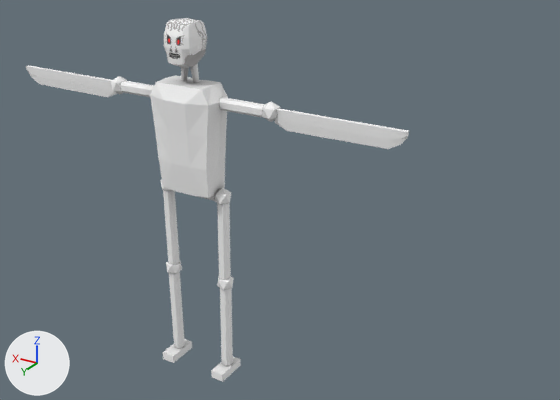
What one commit did to the Blender file models/blend/Roboter.blend.
Camera for both pictures: a camera (50 mm lens) standing at (-1.145, 1.474, 0.729) and looking at (-0.219, -0.07, -0.043). Arrows for +X, +Y and +Z are at lower left; the lights stay in place. The picture after the commit comes second.
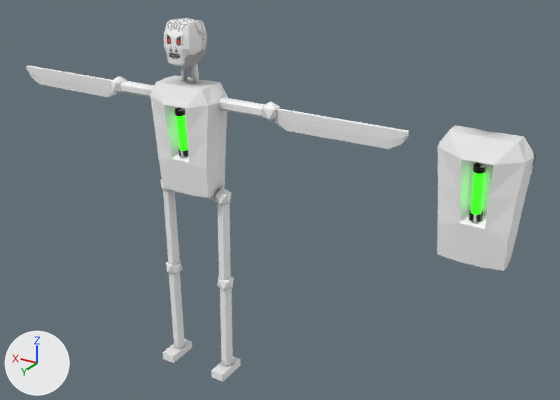
Edits to the bpy script that builds the scene:
```text
Add mat_material_001:
    mat_material_001 = principled_material('Material.001')
    mat_material_001.base_color = (0.0593, 0.8, 0.0347)  # green #45e734
    mat_material_001.emission_color = (0.0298, 1.0, 0.0)  # green #30ff00
    mat_material_001.emission_strength = 1.0
Change me_cube_001:
    used by ob_cube; location = (0.0, 0.0, 0.0)
    remove me_cube_001.from_pydata(...)  # 448 vertices, 412 faces; spans x -0.571..0.571, y -0.055..0.059, z -0.568..0.399
    add me_cube_001.from_pydata(...)  # 528 vertices, 458 faces; spans x -0.571..0.571, y -0.055..0.059, z -0.568..0.399
    me_cube_001 part 1: a new loose piece of 24 vertices spanning x -0.014..0.011, y 0.026..0.052, z 0.174..0.189, in mat_material
    me_cube_001 part 2: a new loose piece of 24 vertices spanning x -0.015..0.012, y 0.017..0.045, z 0.067..0.085, in mat_material
    me_cube_001 part 3: a new loose piece of 24 vertices spanning x -0.012..0.01, y 0.021..0.049, z 0.082..0.176, in mat_material_001 (green #45e734, glowing green #30ff00)
    me_cube_001 part 4
    5 vertices are removed from x -0.032..0.032, y 0.047..0.059, z 0.046..0.211
    16 faces are deleted
    2 vertices move from x 0.0, y 0.047..0.059, z 0.046..0.211 to x 0.0, y 0.047..0.059, z 0.058..0.2
    13 vertices are added at x -0.032..0.032, y 0.021..0.059, z 0.058..0.2
    24 new faces join them, mat_material
    add me_cube_001.materials.append(mat_material_001)  # green #45e734, glowing green #30ff00
Add me_cube_002:
    me_cube_002.from_pydata(...)  # 121 vertices, 78 faces; spans x -0.097..0.097, y 0.0..0.059, z -0.047..0.247
    # faces by material slot: [66, 12]
    me_cube_002.materials.append(mat_material)
    me_cube_002.materials.append(mat_material_001)  # green #45e734, glowing green #30ff00
Add ob_torso:
    ob_torso = bpy.data.objects.new('Torso', me_cube_002)
    ob_torso.location = (-0.743, 0.0, 0.0)
```

Changed parts and their boxes (x1, y1, x2, y2) in the pictures (560 x 400 px; the box of a moved part takes in the faces that stretch with it):
'Torso', added: after (437, 125, 536, 271)
    faces in mat_material: (437, 125, 536, 271)
    faces in mat_material_001 (green #45e734, glowing green #30ff00): (471, 172, 485, 215)
part 1 of me_cube_001, added: after (175, 108, 185, 116)
part 2 of me_cube_001, added: after (179, 148, 189, 157)
part 3 of me_cube_001, added: after (176, 115, 188, 151)
part 4 of me_cube_001, moved or reshaped: (150, 82, 208, 198) in both
